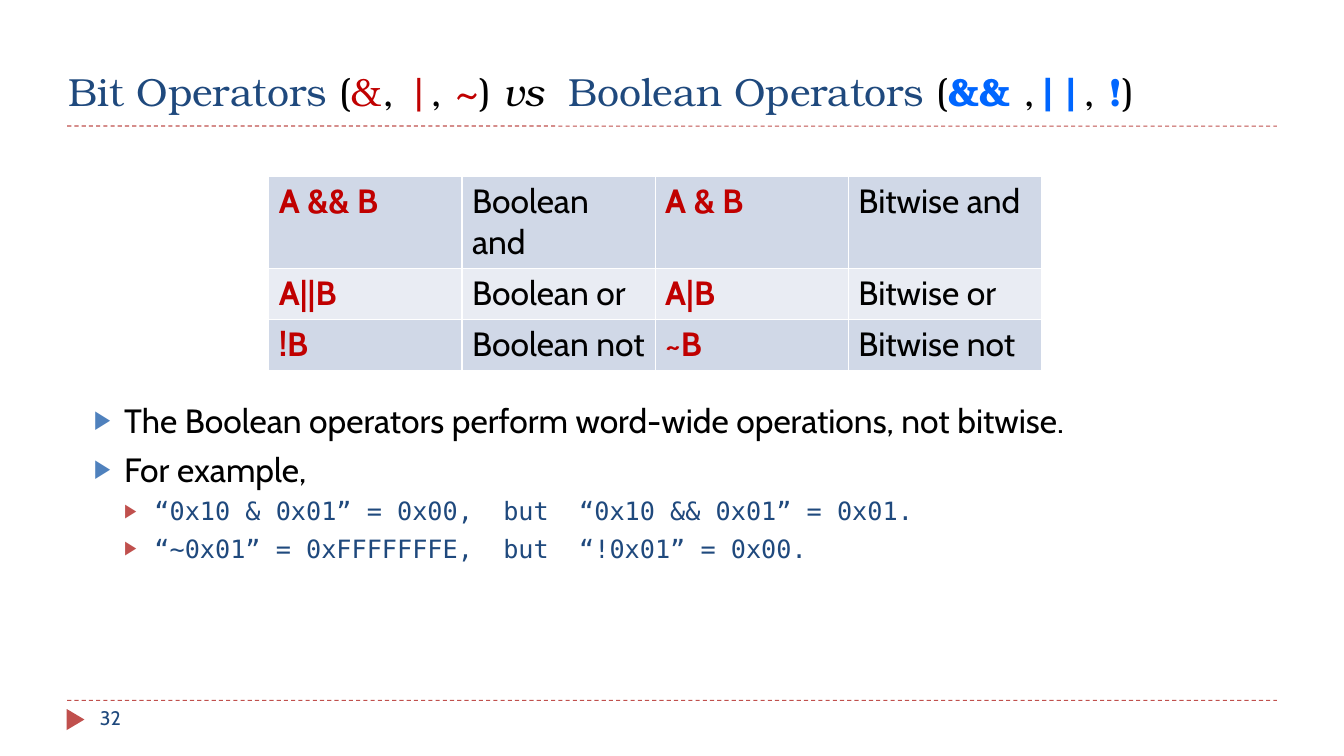
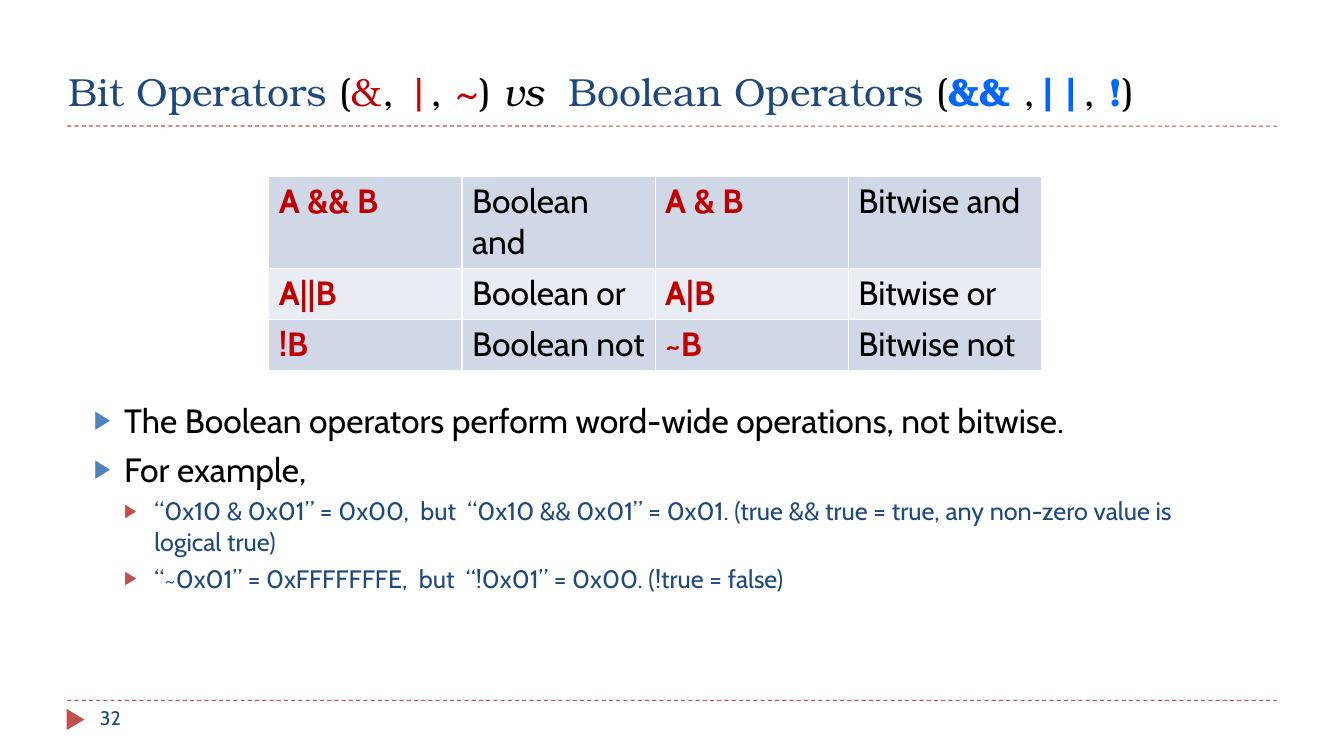
Before and after one commit to guhofstra/CSC111Fa25, a slide deck: slide 32 of PPTs/Ch4_ARM_Arithmetic_Logic.pptx. Drawn at 1344x756 pixels with LibreOffice and Linux fonts; fonts in the diff are those of the drawing. Boxes give left, top, right and bottom in pixels: in the first picture for what was removed or moved away, otherwise in the second. Text is boxed around its words. In the diff, an @@ line names an element or a change of style, - is before the commit and + after.

```diff
--- a/PPTs/Ch4_ARM_Arithmetic_Logic.pptx
+++ b/PPTs/Ch4_ARM_Arithmetic_Logic.pptx
@@ text at [154,501,1172,592]: text changed; font DejaVu Sans Mono to Cabin @@
-  ▶ “0x10 & 0x01” = 0x00, but “0x10 && 0x01” = 0x01.
-  ▶ “~0x01” = 0xFFFFFFFE, but “!0x01” = 0x00.
+  ▶ “0x10 & 0x01” = 0x00, but “0x10 && 0x01” = 0x01. (true && true = true, any non-zero value is logical true)
+  ▶ “~0x01” = 0xFFFFFFFE, but “!0x01” = 0x00. (!true = false)
```
Also in this commit, not shown: 7 other files.
